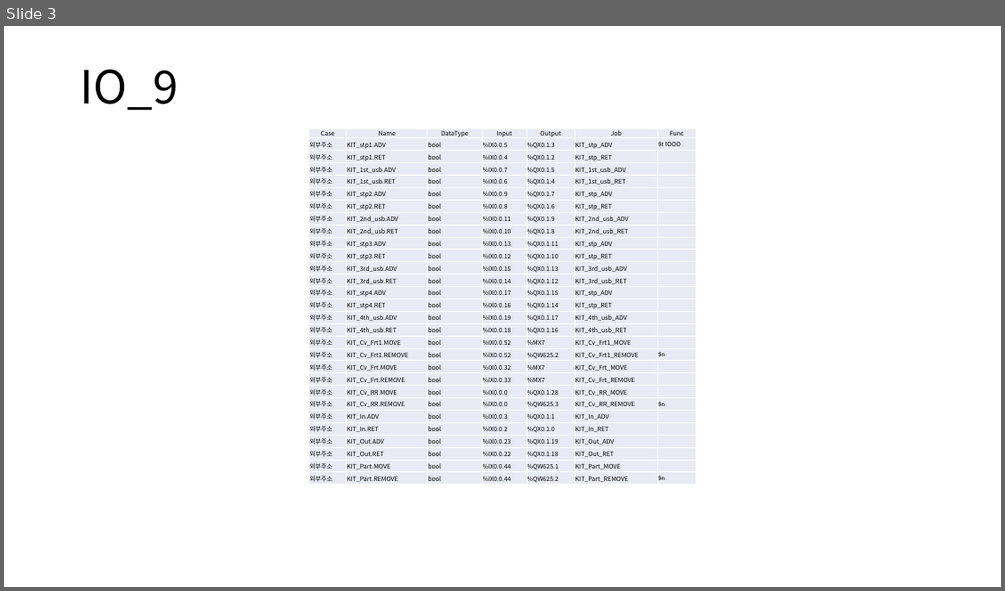
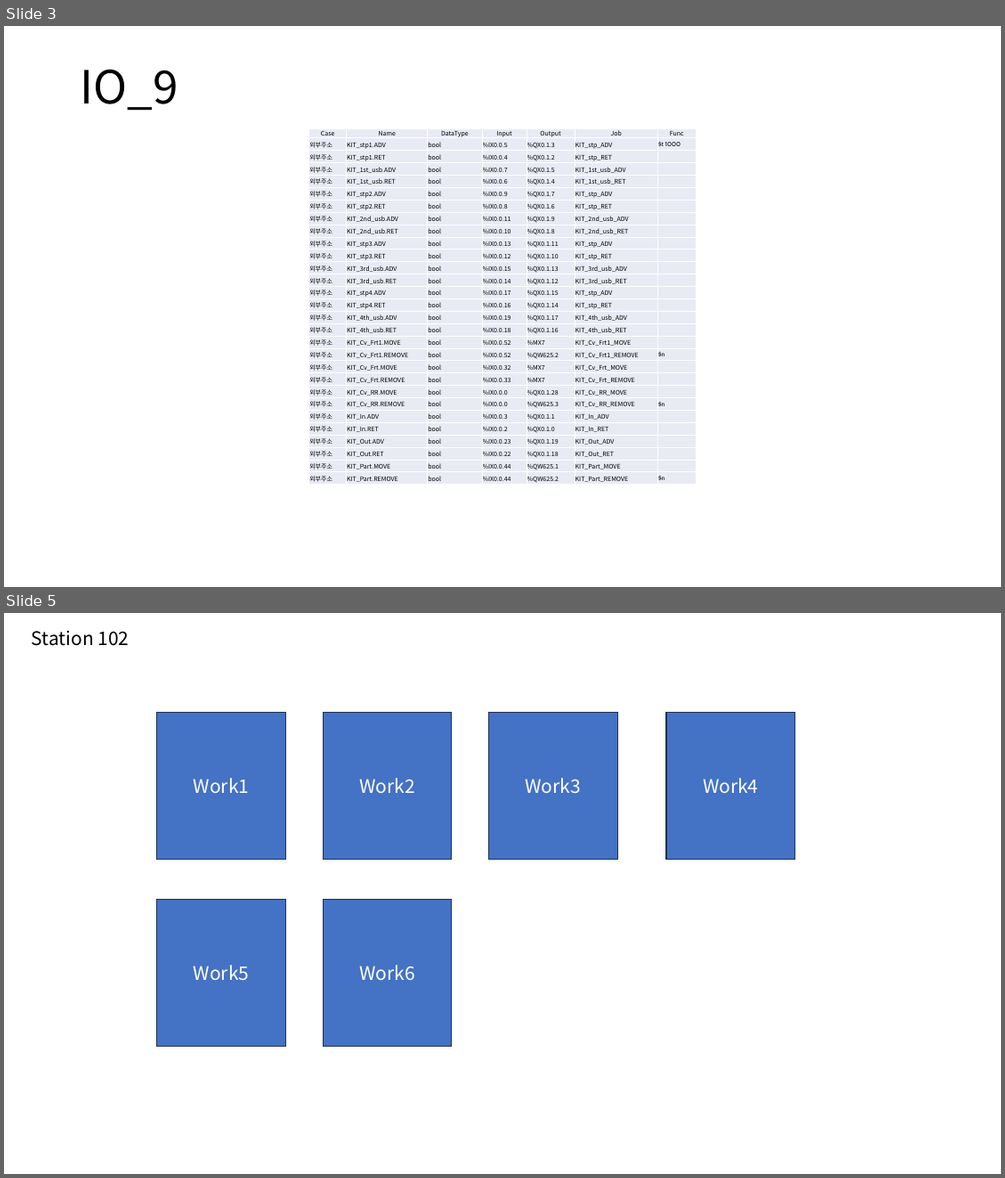
Before and after one commit to DualsoftDev/ds, a slide deck: DsDotNet/src/UnitTest/UnitTest.Model/ImportOfficeExample/Sample/kit.pptx. Shown one above the other, each under a label of ours: slide 3 before the commit, slides 3 and 5 after it; the slides between them are not shown. The pictures are 1005x591 and 1005x1178 pixels, drawn with LibreOffice and Linux fonts; fonts in the diff are those of the drawing. Boxes give left, top, right and bottom in pixels: in the first picture for what was removed or moved away, otherwise in the second. Text is boxed around its words. In the diff, an @@ line names an element or a change of style, - is before the commit and + after.

```diff
--- a/DsDotNet/src/UnitTest/UnitTest.Model/ImportOfficeExample/Sample/kit.pptx
+++ b/DsDotNet/src/UnitTest/UnitTest.Model/ImportOfficeExample/Sample/kit.pptx
@@ slide 5 added at <box>4,613,1001,1174</box>, background #FFFFFF @@
@@ title added at <box>32,631,129,646</box>, 18 pt, text #000000 @@
+Station 102
@@ rectangle added at <box>157,712,286,859</box>, fill #4472C4, outline #1E3256 1 pt, 18 pt, text #FFFFFF @@
+Work1
@@ rectangle added at <box>323,712,451,859</box>, fill #4472C4, outline #1E3256 1 pt, 18 pt, text #FFFFFF @@
+Work2
@@ rectangle added at <box>488,712,617,859</box>, fill #4472C4, outline #1E3256 1 pt, 18 pt, text #FFFFFF @@
+Work3
@@ rectangle added at <box>666,712,795,859</box>, fill #4472C4, outline #1E3256 1 pt, 18 pt, text #FFFFFF @@
+Work4
@@ rectangle added at <box>157,899,286,1046</box>, fill #4472C4, outline #1E3256 1 pt, 18 pt, text #FFFFFF @@
+Work5
@@ rectangle added at <box>323,899,451,1046</box>, fill #4472C4, outline #1E3256 1 pt, 18 pt, text #FFFFFF @@
+Work6
```
Also in this commit, not shown: 4 other slides added, 2 other files.
